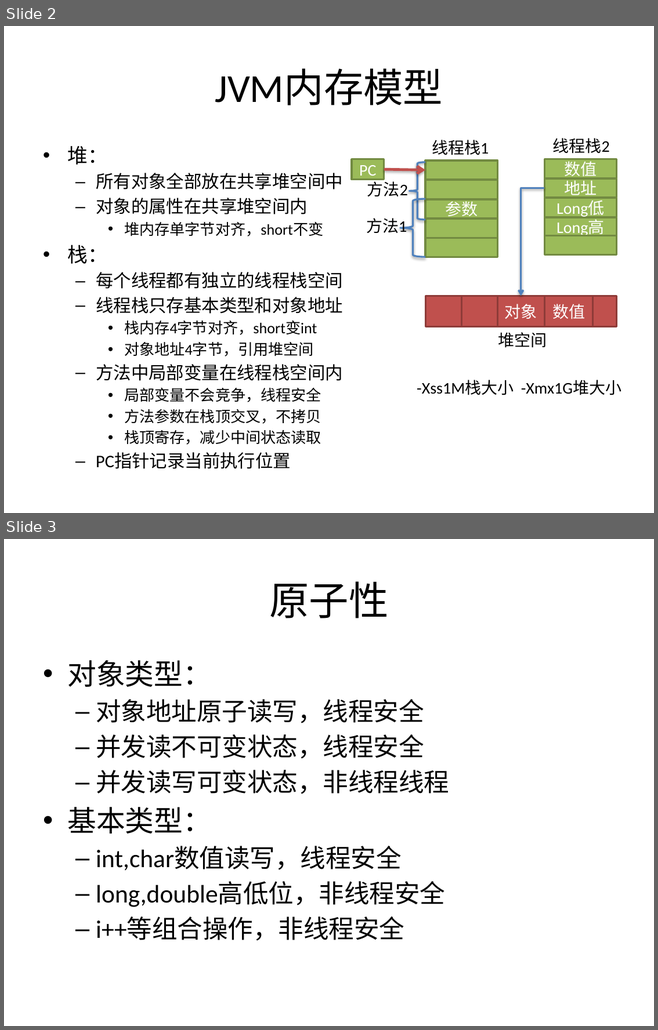
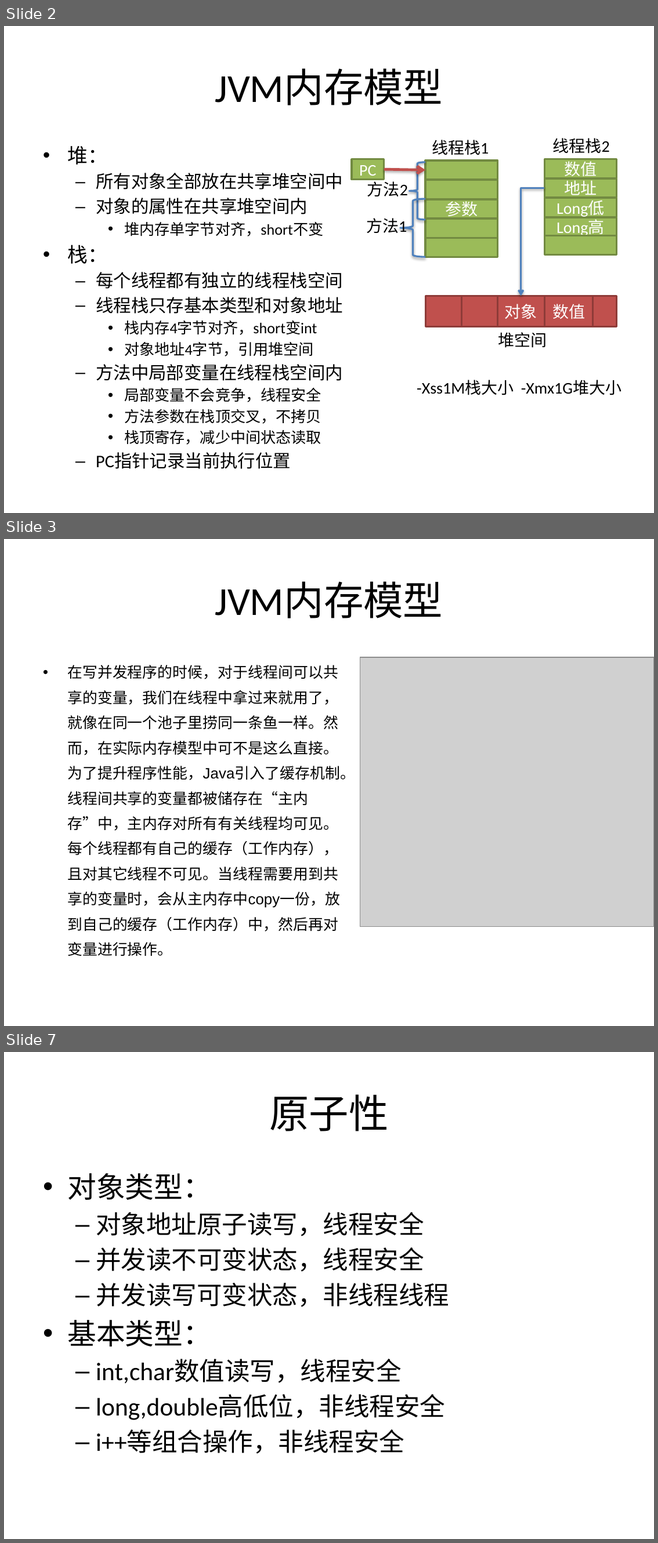
Before and after one commit to huangshumei/concurrentDemo, a slide deck: doc/[www.java1234.com]java并发编程阿里巴巴-梁飞.pptx. Shown one above the other, each under a label of ours: slides 2 and 3 before the commit, slides 2, 3 and 7 after it; the slides between them are not shown. The pictures are 658x1030 and 658x1543 pixels, drawn with LibreOffice and Linux fonts; fonts in the diff are those of the drawing; grey boxes stand for pictures; background and template pictures are left out. Boxes give left, top, right and bottom in pixels: in the first picture for what was removed or moved away, otherwise in the second. Text is boxed around its words. In the diff, an @@ line names an element or a change of style, - is before the commit and + after.

Commit message:
并发知识

```diff
--- a/doc/[www.java1234.com]java并发编程阿里巴巴-梁飞.pptx
+++ b/doc/[www.java1234.com]java并发编程阿里巴巴-梁飞.pptx
@@ slide 3 added at (x1=4, y1=539, x2=654, y2=1026), background #FFFFFF @@
@@ title added at (x1=215, y1=582, x2=442, y2=618), 44 pt, text #000000 @@
+JVM内存模型
@@ picture added at (x1=360, y1=657, x2=654, y2=927) @@
@@ text added at (x1=67, y1=665, x2=355, y2=956), 16.6 pt, text #000000 @@
+• 在写并发程序的时候，对于线程间可以共享的变量，我们在线程中拿过来就用了，就像在同一个池子里捞同一条鱼一样。然而，在实际内存模型中可不是这么直接。为了提升程序性能，Java引入了缓存机制。线程间共享的变量都被储存在“主内存”中，主内存对所有有关线程均可见。每个线程都有自己的缓存（工作内存），且对其它线程不可见。当线程需要用到共享的变量时，会从主内存中copy一份，放到自己的缓存（工作内存）中，然后再对变量进行操作。
@@ what was slide 3 is now slide 7 @@
```
Also in this commit, not shown: 3 other slides added, 13 other files.
